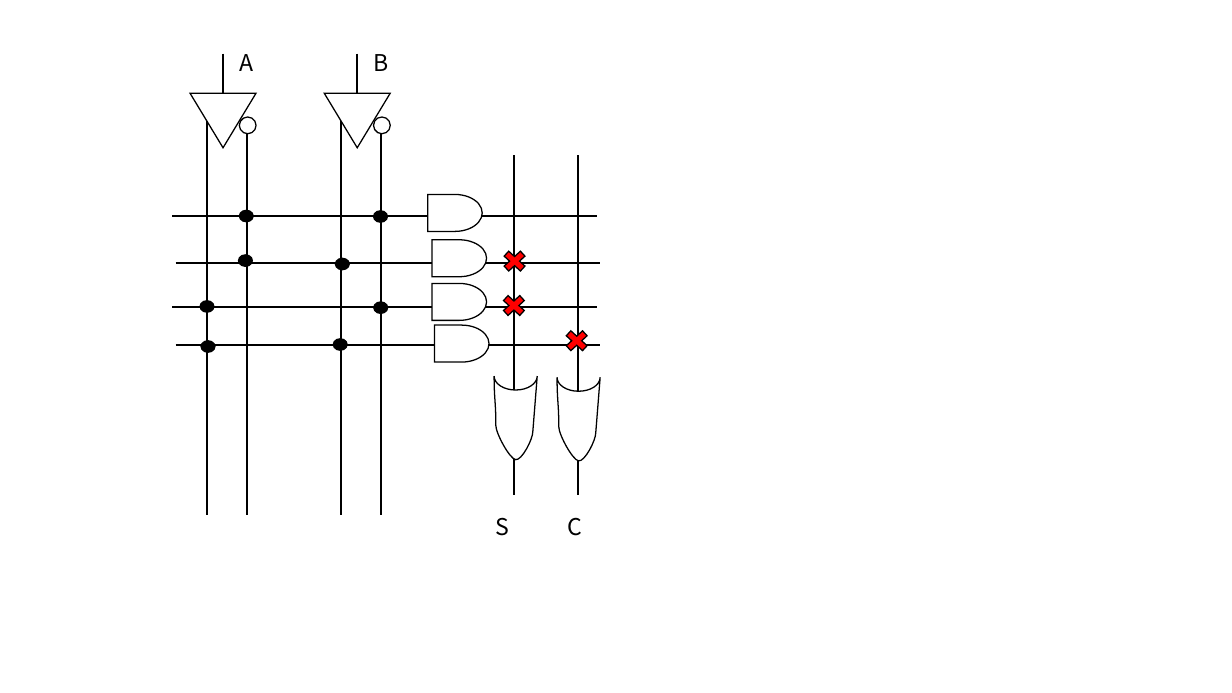
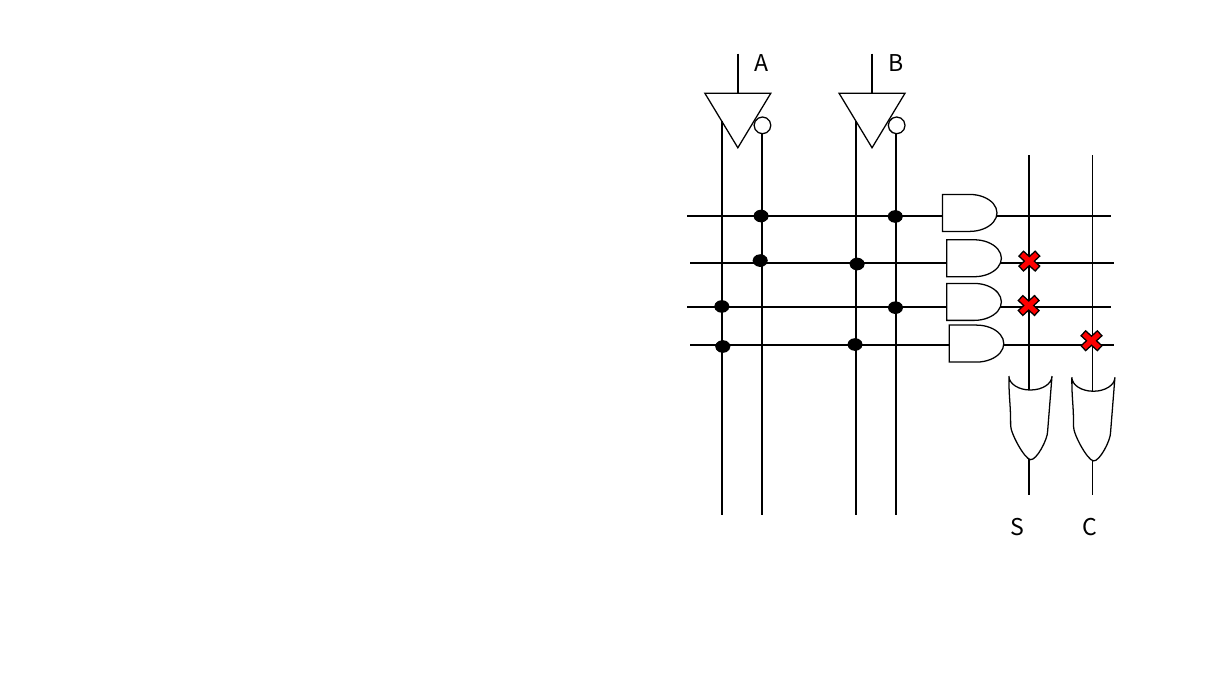
Before and after one commit to masterfish2015/my_project, a slide deck: slide 7 of EDA技术/ppt/chapter2.pptx. Drawn at 1232x693 pixels with LibreOffice and Linux fonts; fonts in the diff are those of the drawing. Boxes give left, top, right and bottom in pixels: in the first picture for what was removed or moved away, otherwise in the second. Text is boxed around its words. In the diff, an @@ line names an element or a change of style, - is before the commit and + after.

```diff
--- a/EDA技术/ppt/chapter2.pptx
+++ b/EDA技术/ppt/chapter2.pptx
@@ 16 lines, 10 ellipses, 4 texts, 4 flow chart delays, 3 crosses, 2 flow chart extracts, 2 freeform shapes moved together from (x1=173, y1=54, x2=600, y2=536) to (x1=688, y1=54, x2=1115, y2=536) @@
```
Also in this commit, not shown: 1 slide added, 47 other files.
